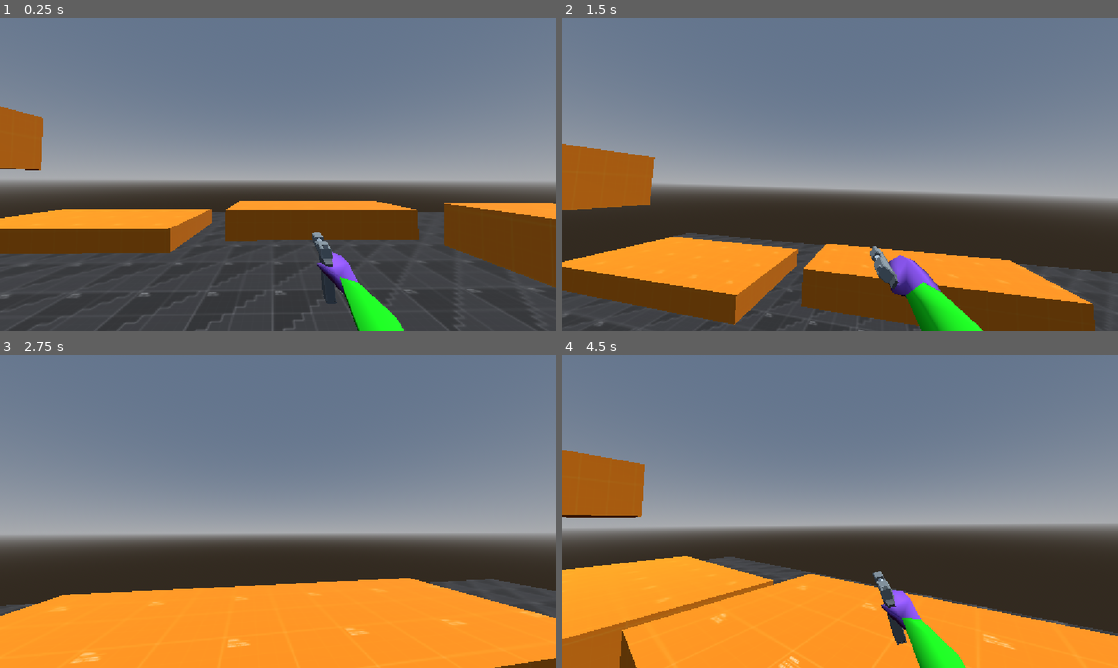
Above: before the commit, frames 1-4 (two rows, left to right).
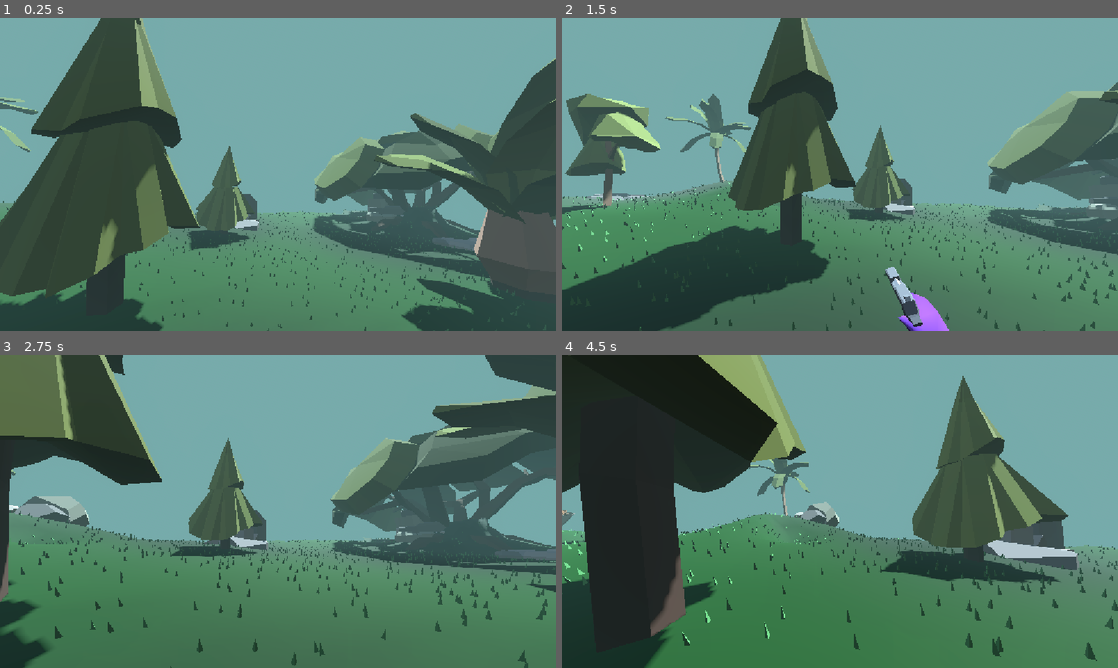
Above: after the commit, the same moments.

Repository: KartrickIsMe/ThaHood3D
Game: Godot game, scene res://levels/main/main.tscn
Same seed, same stepped clock (60 frames per second), same inputs: the game is played once before the commit and once after it. Before the commit the project starts from res://levels/debug/debug.tscn.
Inputs (mouse positions are in pixels of both pictures, inside the frame that each line leads up to):
- Up to frame 1 (0.25 s): no input
- Up to frame 2 (1.5 s): tap Enter (ui_accept) at 0.5 s; move the mouse to (867, 174) at 0.52 s; hold W (move_forward) from 0.53 s (still down); tap 1 (primary, bound only after the commit) at 0.6 s; tap Space (jump) at 0.77 s; tap 2 (secondary, bound only after the commit) at 0.8, 1.35 s; move the mouse to (812, 174) at 1.27 s
- Up to frame 3 (2.75 s): keep holding W (move_forward); tap Space (jump) at 1.52 s; tap 1 (primary, bound only after the commit) at 1.55 s; move the mouse to (289, 505) at 2.02 s; hold Shift (sprint) from 2.03 s (still down); tap 2 (secondary, bound only after the commit) at 2.3 s
- Up to frame 4 (4.5 s): keep holding W (move_forward); move the mouse to (834, 517) at 2.77 s; release Shift (sprint) at 2.78 s; tap 1 (primary, bound only after the commit) at 2.85, 4.35 s; tap Space (jump) at 3.02, 3.77 s; move the mouse to (878, 514) at 3.52 s; tap 2 (secondary, bound only after the commit) at 3.6 s; move the mouse to (795, 508) at 4.27 s

The runs differ from the first frame. In frame 1, 90% of the frame differs, in the area x 0-100%, y 0-100%; in frame 2, 98%; in frame 3, 97%; in frame 4, 96%.

Commit message:
added simple gun switching

Diff:
--- a/characters/player/player.tscn
+++ b/characters/player/player.tscn
@@ -2,7 +2,6 @@
 
 [ext_resource type="Script" uid="uid://bpid1mm2odh35" path="res://characters/player/player_guns.gd" id="1_idpv6"]
 [ext_resource type="Texture2D" uid="uid://cumcnryfgfagh" path="res://characters/player/skins/rookie/rookie_NonOverlapping.png" id="2_idpv6"]
-[ext_resource type="PackedScene" uid="uid://d30u2jdvju7iq" path="res://characters/player/equipables/pistol_coonan.tscn" id="3_exd8k"]
 [ext_resource type="Animation" uid="uid://cv7oxu5w12lt1" path="res://animations/falling.res" id="4_rpf03"]
 [ext_resource type="Animation" uid="uid://bwp6ave6lvgsh" path="res://animations/gun_walking.res" id="5_x5dtk"]
 [ext_resource type="Animation" uid="uid://mw8dm8t4vat6" path="res://animations/idle_standing.res" id="6_3t07l"]
@@ -503,7 +502,7 @@
 surface_material_override/0 = SubResource("StandardMaterial3D_icpky")
 
 [node name="CameraBA" type="BoneAttachment3D" parent="Humanoid/Skeleton3D" unique_id=552102085]
-transform = Transform3D(0.99975705, 0.0034945547, -0.021761667, -0.0028847062, 0.99960405, 0.027992379, 0.02185089, -0.027922794, 0.9993713, 0.0030339586, 1.6014997, -0.0075872187)
+transform = Transform3D(0.9997563, 0.0035278397, -0.021789026, -0.0029157135, 0.999602, 0.028061267, 0.021879366, -0.027990893, 0.9993688, 0.0029528644, 1.6014633, -0.007385306)
 bone_name = "mixamorig_Head"
 bone_idx = 5
 
@@ -535,15 +534,13 @@
 
 [node name="RHandBA" type="BoneAttachment3D" parent="Humanoid/Skeleton3D" unique_id=206597408]
 unique_name_in_owner = true
-transform = Transform3D(0.9814472, -0.077129, 0.1755352, 0.17673048, 0.008901571, -0.9842192, 0.074349165, 0.9969815, 0.022367297, -0.19222069, 1.4159172, 0.54961836)
+transform = Transform3D(0.8765036, -0.42897427, 0.2184549, -0.16736725, -0.69703734, -0.6972285, 0.45136413, 0.574561, -0.682752, -0.21942846, 0.85328513, 0.027308144)
 bone_name = "mixamorig_RightHand"
 bone_idx = 22
 
-[node name="pistol-coonan" parent="Humanoid/Skeleton3D/RHandBA" unique_id=256974670 instance=ExtResource("3_exd8k")]
-transform = Transform3D(-0.003721483, 0.46533415, -0.88512737, 0.9994656, 0.03048518, 0.011824641, 0.032485686, -0.88460934, -0.46519923, 0.032999992, 0.1879999, 0.02000004)
-
 [node name="RHandIK" type="FABRIK3D" parent="Humanoid/Skeleton3D" unique_id=832364881]
 unique_name_in_owner = true
+active = false
 setting_count = 1
 settings/0/target_node = NodePath("../CameraBA/Camera3D/GunTarget")
 settings/0/root_bone_name = "mixamorig_RightArm"
--- a/characters/player/player_guns.gd
+++ b/characters/player/player_guns.gd
@@ -3,18 +3,36 @@
 @onready var gun_target: Marker3D = %GunTarget
 @onready var r_hand_ba: BoneAttachment3D  = %RHandBA
 #@onready var r_hand_ik: FABRIK3D = %RHandIK
+@export var pistol_scene: PackedScene = preload("res://characters/player/equipables/pistol_coonan.tscn")
+
+var pistol_node: Node3D = pistol_scene.instantiate()
 
 func get_gun_name() -> String:
-	var gun_name: String = r_hand_ba.get_child(0).name
+	var gun_name: String = "pistol_coonan"
 	return gun_name
 
 #called by the parent _ready
 func _ready() -> void:
 	super() # call parent's _ready first
-	print(get_gun_name())
-	if get_gun_name() == "pistol-coonan":
-		set_pistol()
 
+func set_no_weapon() -> void:
+	r_hand_ik.active = false
+	if r_hand_ba.get_child_count() == 1:
+		r_hand_ba.remove_child(r_hand_ba.get_child(0))
 
 func set_pistol() -> void:
+	set_no_weapon()
+	r_hand_ik.active = true
+	if r_hand_ba.get_child_count() == 0:
+		r_hand_ba.add_child(pistol_node)
+	pistol_node.position = Vector3(0.033, 0.188, 0.02)
+	pistol_node.rotation_degrees = Vector3(-0.7, -117.7, 88.3)
+	print(pistol_node.position)
 	gun_target.position = Vector3(0.213, -0.302, -0.955)
+
+func _unhandled_input(event: InputEvent) -> void:
+	super(event)
+	if Input.is_action_just_pressed("secondary"):
+		set_pistol()
+	elif Input.is_action_just_pressed("primary"):
+		set_no_weapon()
--- a/levels/main/main.gd
+++ b/levels/main/main.gd
@@ -9,4 +9,4 @@
 	player_scene = player.instantiate()
 	add_child(level_scene)
 	add_child(player_scene)
-	player_scene.position.y = 40
+	player_scene.position.y = 4
--- a/project.godot
+++ b/project.godot
@@ -11,7 +11,7 @@
 [application]
 
 config/name="ThaHood3D"
-run/main_scene="uid://d0sfmv7cbvf4r"
+run/main_scene="uid://ba01ixnwmh018"
 config/features=PackedStringArray("4.7", "GL Compatibility")
 
 [display]
@@ -26,7 +26,7 @@
 [editor]
 
 movie_writer/ogv/encoding_speed=1
-movie_writer/movie_file="/home/kartikey/Videos/Godot_Movies/movie.ogv"
+movie_writer/movie_file="/home/kartikey/Videos/Godot_Movies/movie_main.avi"
 movie_writer/disable_vsync=true
 
 [editor_plugins]
@@ -84,6 +84,16 @@
 "deadzone": 0.2,
 "events": []
 }
+primary={
+"deadzone": 0.2,
+"events": [Object(InputEventKey,"resource_local_to_scene":false,"resource_name":"","device":-1,"window_id":0,"alt_pressed":false,"shift_pressed":false,"ctrl_pressed":false,"meta_pressed":false,"pressed":false,"keycode":0,"physical_keycode":49,"key_label":0,"unicode":49,"location":0,"echo":false,"script":null)
+]
+}
+secondary={
+"deadzone": 0.2,
+"events": [Object(InputEventKey,"resource_local_to_scene":false,"resource_name":"","device":-1,"window_id":0,"alt_pressed":false,"shift_pressed":false,"ctrl_pressed":false,"meta_pressed":false,"pressed":false,"keycode":0,"physical_keycode":50,"key_label":0,"unicode":50,"location":0,"echo":false,"script":null)
+]
+}
 
 [physics]
 
